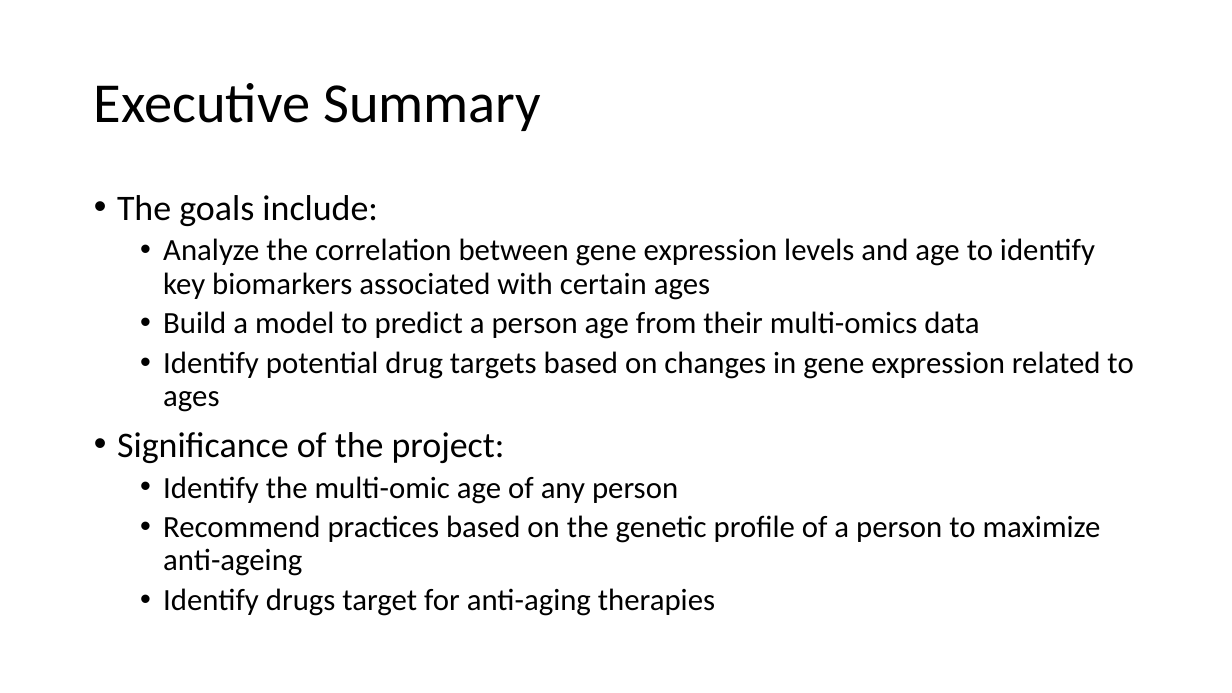
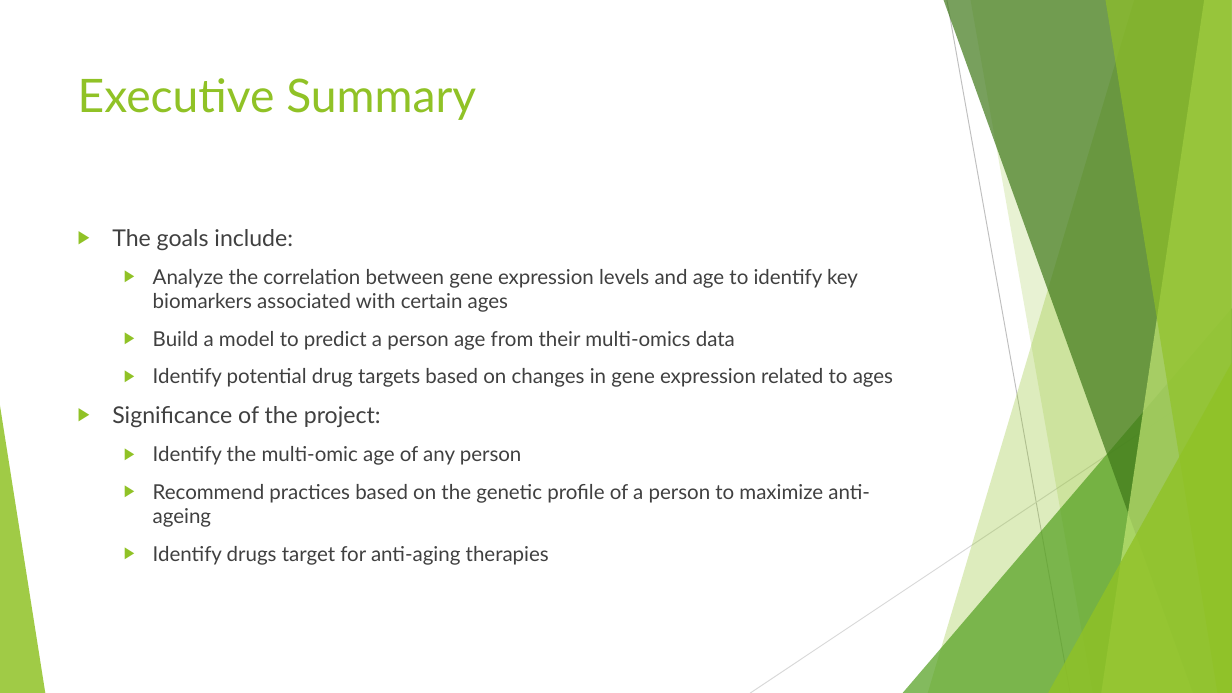
Before and after one commit to phanlinh94/age-prediction-model, a slide deck: slide 3 of Presentation1.pptx. Drawn at 1232x693 pixels with LibreOffice and Linux fonts; fonts in the diff are those of the drawing. Boxes give left, top, right and bottom in pixels: in the first picture for what was removed or moved away, otherwise in the second. Text is boxed around its words. In the diff, an @@ line names an element or a change of style, - is before the commit and + after.

```diff
--- a/Presentation1.pptx
+++ b/Presentation1.pptx
@@ title "Executive Summary": place and size @@
-title "Executive Summary" at <box>94,83,541,131</box>
+title "Executive Summary" at <box>78,78,476,120</box>
@@ title "Executive Summary" at <box>78,78,476,120</box>: size 44 to 36 pt, font Calibri to Lato, text colour #000000 to #90C226; line spacing 0.9 to 1; vertical alignment middle to top @@
@@ text "The goals include:": place and size @@
-text "The goals include:" at <box>117,195,1133,616</box>
+text "The goals include:" at <box>112,229,893,565</box>
@@ text "The goals include:" at <box>112,229,893,565</box>: size 28 to 18 pt in "The goals include:", "Significance of the project:"; font Calibri to Lato, text colour #000000 to #404040, size 24 to 16 pt; bullet • to ▶; line spacing 0.9 to 1; more space between paragraphs @@
@@ group added at <box>0,0,1232,693</box>: 5 freeform shapes, 3 triangles, 2 lines @@
```
Also in this commit, not shown: 5 other slides changed, 4 slides added, 1 slide removed, 1 other file.
